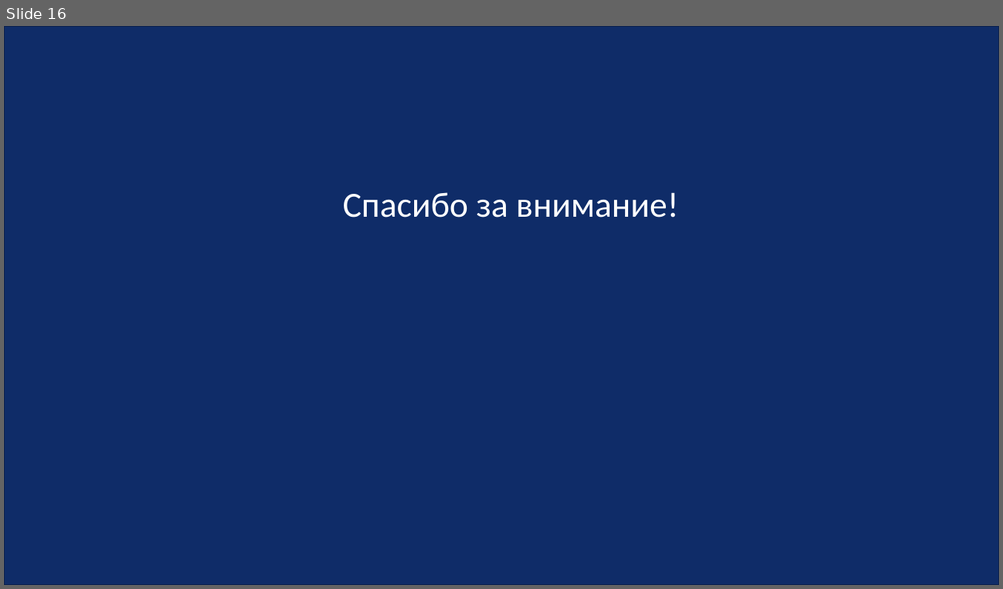
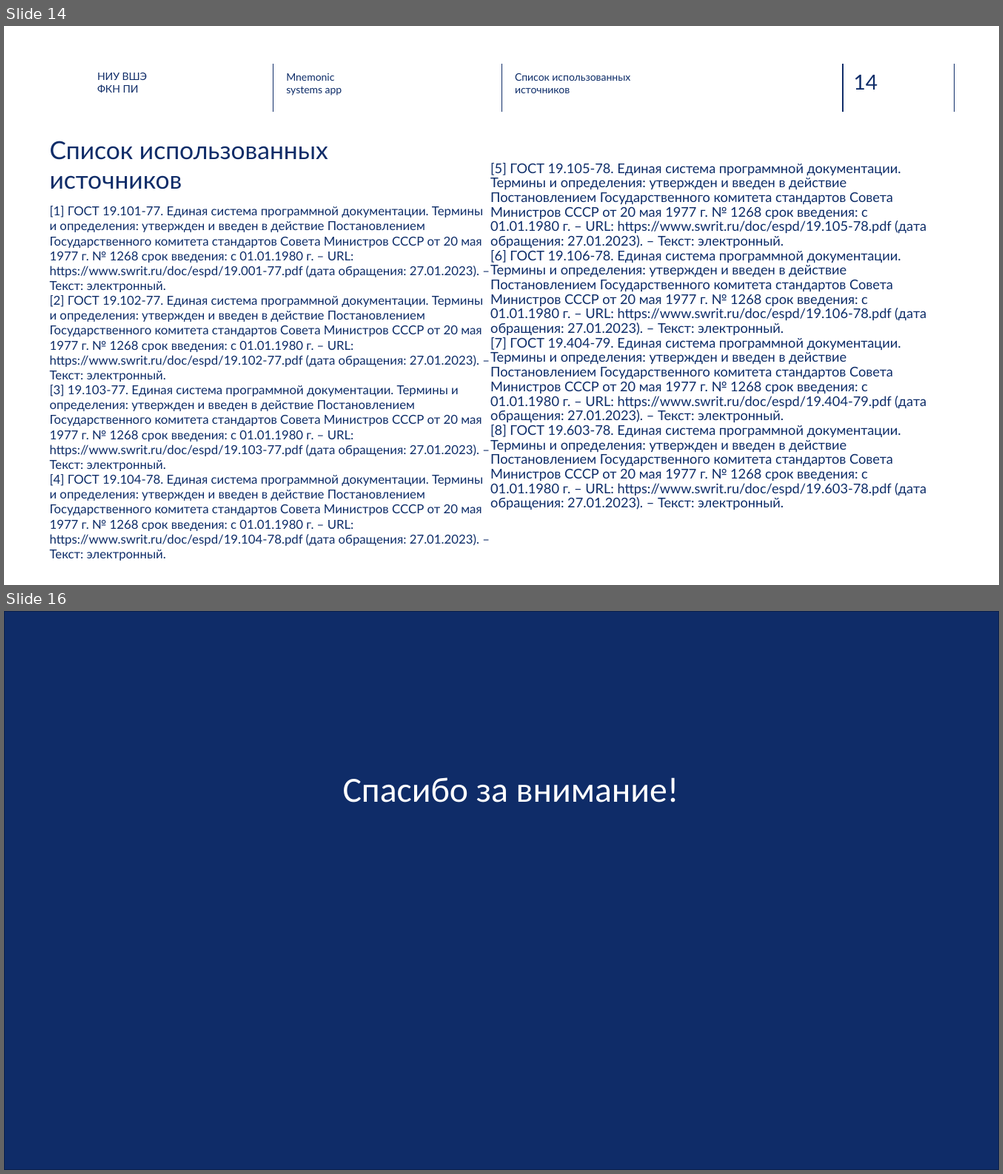
Before and after one commit to NikPeg/mnemonic_systems_app, a slide deck: Итоговые документы/presentation.pptx. Shown one above the other, each under a label of ours: slide 16 before the commit, slides 14 and 16 after it; the slides between them are not shown. The pictures are 1003x589 and 1003x1174 pixels, drawn with LibreOffice and Linux fonts; fonts in the diff are those of the drawing; background and template pictures are left out; a plain dark background stands for a picture behind light text. Boxes give left, top, right and bottom in pixels: in the first picture for what was removed or moved away, otherwise in the second. Text is boxed around its words. In the diff, an @@ line names an element or a change of style, - is before the commit and + after.

```diff
--- a/Итоговые документы/presentation.pptx
+++ b/Итоговые документы/presentation.pptx
@@ slide 14 added at box(4, 26, 999, 585), background picture (left out) @@
@@ line added from (273, 64) to (273, 112), #102D69 1 pt @@
@@ line added from (502, 64) to (502, 112), #102D69 1 pt @@
@@ line added from (842, 64) to (842, 112), #102D69 1 pt @@
@@ line added from (954, 64) to (954, 112), #102D69 1 pt @@
@@ text added at box(97, 73, 147, 93), 10 pt, text #0F2C68 @@
+НИУ ВШЭ
+ФКН ПИ
@@ text added at box(286, 73, 342, 96), 10 pt, text #0E2D69 @@
+Mnemonic
+systems app
@@ text added at box(515, 73, 630, 93), 10 pt, text #0E2D69 @@
+Список использованных источников
@@ page number added at box(854, 75, 878, 90), 20 pt, text #102D69 @@
+14
@@ title added at box(50, 141, 328, 190), 24 pt, text #0F2C68 @@
+Список использованных источников
@@ text added at box(490, 163, 926, 510), 13 pt, text #0E2D69 @@
+[5] ГОСТ 19.105-78. Единая система программной документации. Термины и определения: утвержден и введен в действие Постановлением Государственного комитета стандартов Совета Министров СССР от 20 мая 1977 г. № 1268 срок введения: с 01.01.1980 г. – URL: https://www.swrit.ru/doc/espd/19.105-78.pdf (дата обращения: 27.01.2023). – Текст: электронный.
+[6] ГОСТ 19.106-78. Единая система программной документации. Термины и определения: утвержден и введен в действие Постановлением Государственного комитета стандартов Совета Министров СССР от 20 мая 1977 г. № 1268 срок введения: с 01.01.1980 г. – URL: https://www.swrit.ru/doc/espd/19.106-78.pdf (дата обращения: 27.01.2023). – Текст: электронный.
+[7] ГОСТ 19.404-79. Единая система программной документации. Термины и определения: утвержден и введен в действие Постановлением Государственного комитета стандартов Совета Министров СССР от 20 мая 1977 г. № 1268 срок введения: с 01.01.1980 г. – URL: https://www.swrit.ru/doc/espd/19.404-79.pdf (дата обращения: 27.01.2023). – Текст: электронный.
+[8] ГОСТ 19.603-78. Единая система программной документации. Термины и определения: утвержден и введен в действие Постановлением Государственного комитета стандартов Совета Министров СССР от 20 мая 1977 г. № 1268 срок введения: с 01.01.1980 г. – URL: https://www.swrit.ru/doc/espd/19.603-78.pdf (дата обращения: 27.01.2023). – Текст: электронный.
@@ text added at box(50, 206, 483, 561), 12 pt, text #0E2D69 @@
+[1] ГОСТ 19.101-77. Единая система программной документации. Термины и определения: утвержден и введен в действие Постановлением Государственного комитета стандартов Совета Министров СССР от 20 мая 1977 г. № 1268 срок введения: с 01.01.1980 г. – URL: https://www.swrit.ru/doc/espd/19.001-77.pdf (дата обращения: 27.01.2023). – Текст: электронный.
+[2] ГОСТ 19.102-77. Единая система программной документации. Термины и определения: утвержден и введен в действие Постановлением Государственного комитета стандартов Совета Министров СССР от 20 мая 1977 г. № 1268 срок введения: с 01.01.1980 г. – URL: https://www.swrit.ru/doc/espd/19.102-77.pdf (дата обращения: 27.01.2023). – Текст: электронный.
+[3] 19.103-77. Единая система программной документации. Термины и определения: утвержден и введен в действие Постановлением Государственного комитета стандартов Совета Министров СССР от 20 мая 1977 г. № 1268 срок введения: с 01.01.1980 г. – URL: https://www.swrit.ru/doc/espd/19.103-77.pdf (дата обращения: 27.01.2023). – Текст: электронный.
+[4] ГОСТ 19.104-78. Единая система программной документации. Термины и определения: утвержден и введен в действие Постановлением Государственного комитета стандартов Совета Министров СССР от 20 мая 1977 г. № 1268 срок введения: с 01.01.1980 г. – URL: https://www.swrit.ru/doc/espd/19.104-78.pdf (дата обращения: 27.01.2023). – Текст: электронный.
```
Also in this commit, not shown: 6 slides changed, 1 slide removed.
